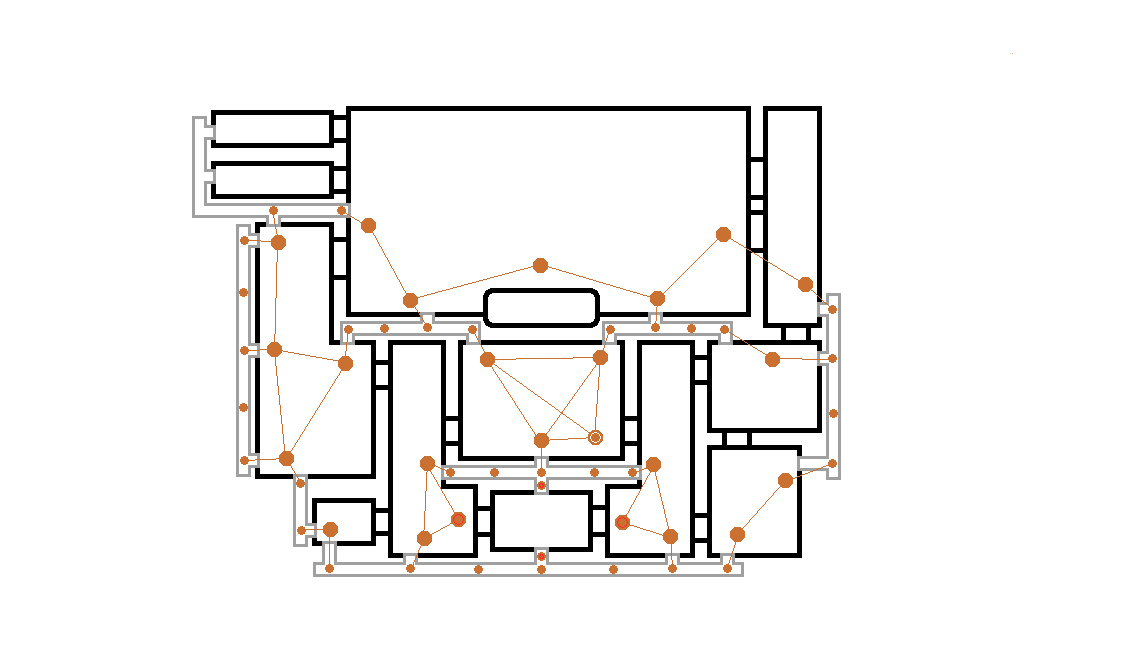
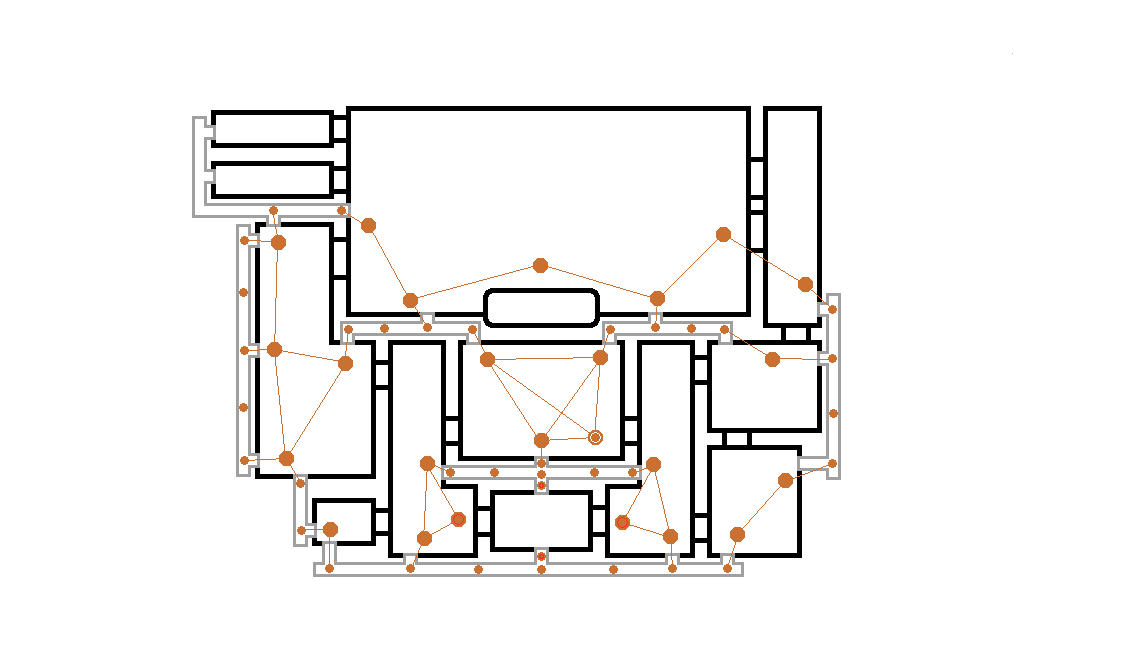
Layered file, before and after one edit (1122 × 662). Changes by layer:
painted on "Positions Fx (Ducts)" over [537, 459, 546, 479]